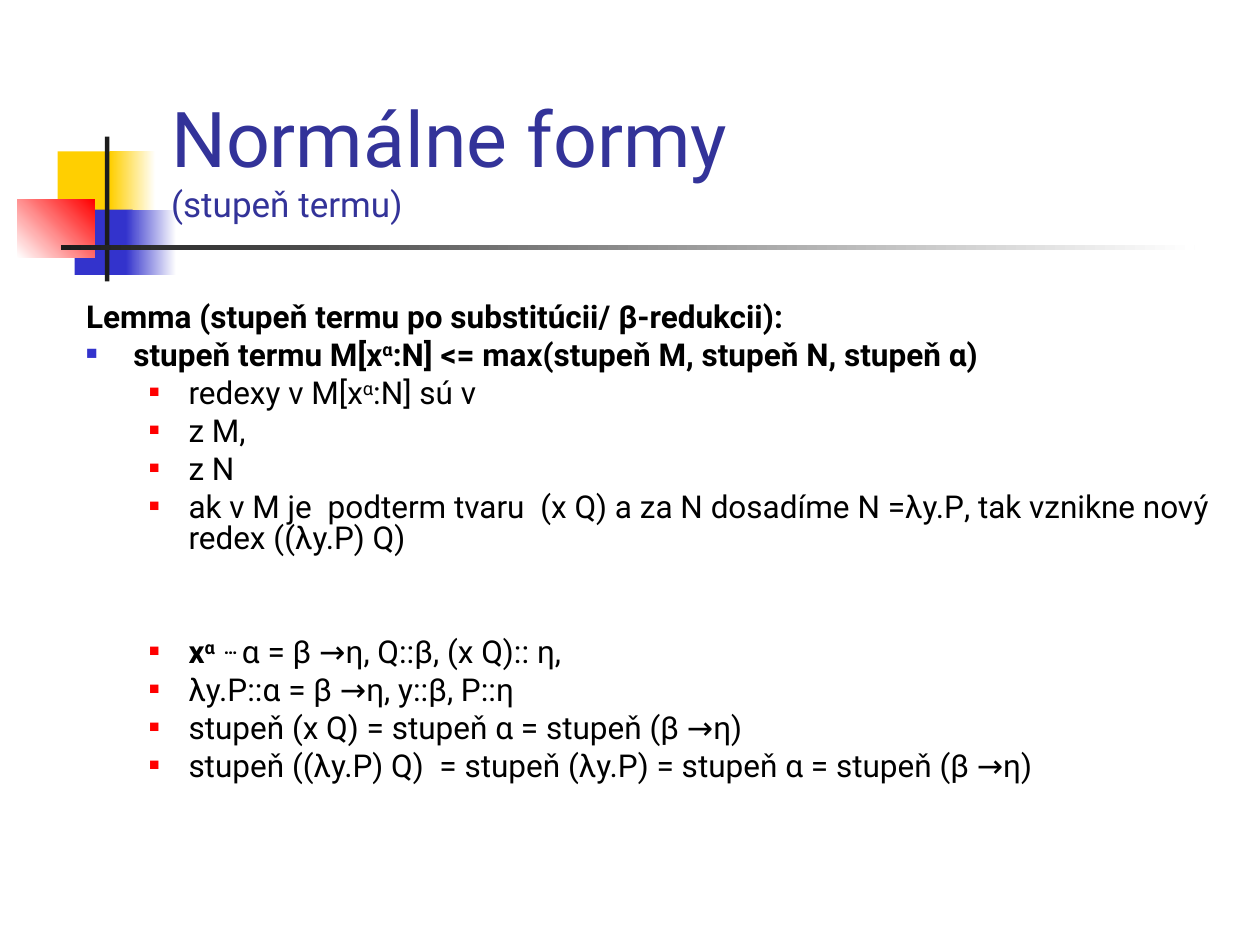
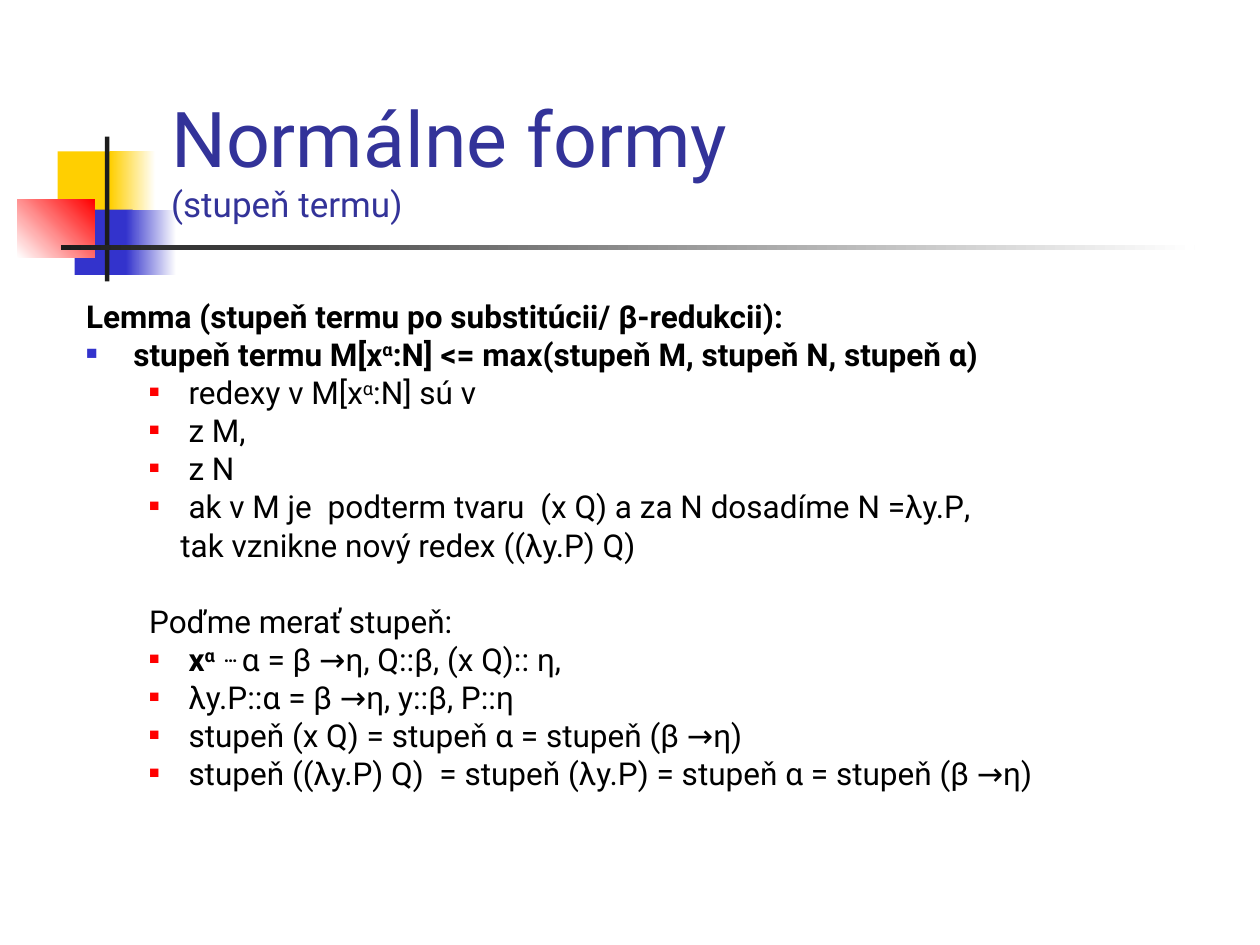
Before and after one commit to Funkcionalne/Prednasky, a slide deck: slide 10 of 08/08_fpro.ppt. Drawn at 1260x945 pixels with LibreOffice and Linux fonts; fonts in the diff are those of the drawing. Boxes give left, top, right and bottom in pixels: in the first picture for what was removed or moved away, otherwise in the second. Text is boxed around its words. In the diff, an @@ line names an element or a change of style, - is before the commit and + after.

```diff
--- a/08/08_fpro.ppt
+++ b/08/08_fpro.ppt
@@ text at <box>149,493,970,640</box>: text changed @@
-  ■ ak v M je podterm tvaru (x Q) a za N dosadíme N =λy.P, tak vznikne nový redex ((λy.P) Q)
+  ■ ak v M je podterm tvaru (x Q) a za N dosadíme N =λy.P,
+  tak vznikne nový redex ((λy.P) Q)
+  Poďme merať stupeň:
```
Also in this commit, not shown: 22 other slides changed, 1 other file.
